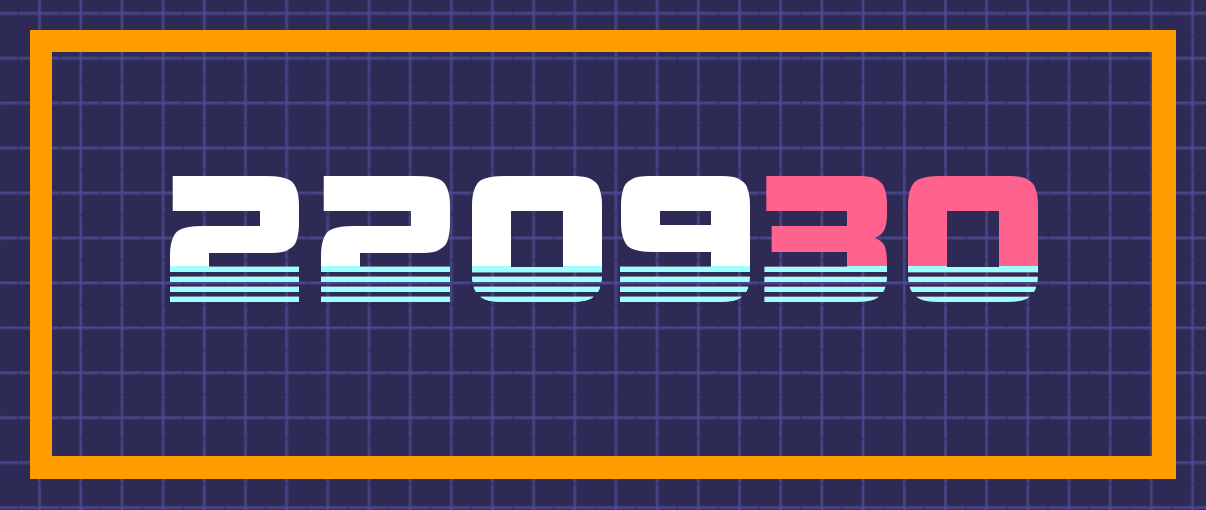
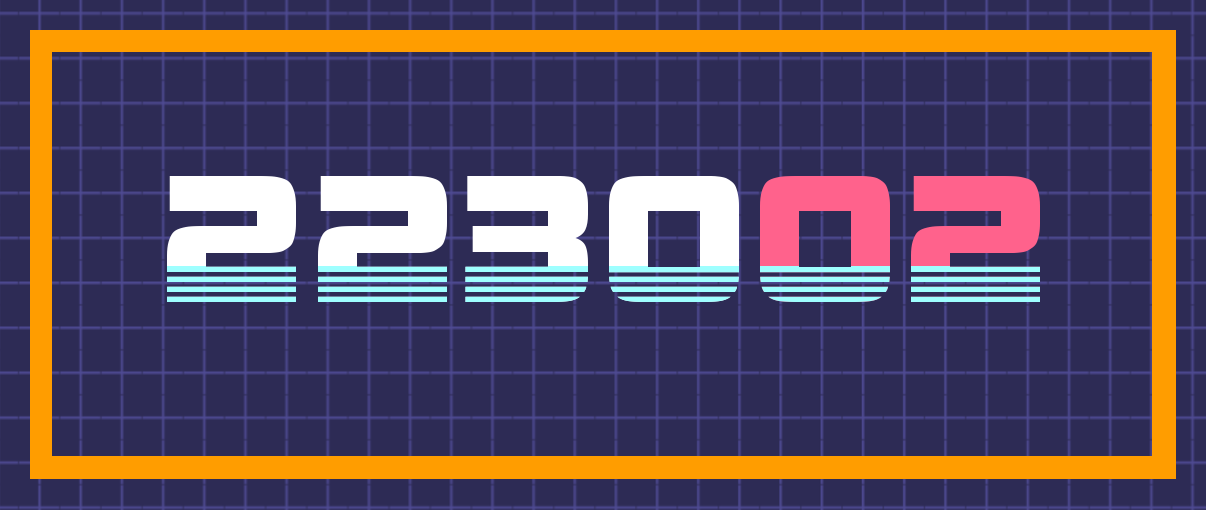
Layers edited between the first and the second 1206x510 image:
renamed "220930" to "223002 #1", painted on it over [167,266,1040,302]
renamed "220930 #1" to "223002", painted on it over [167,176,1040,302]
